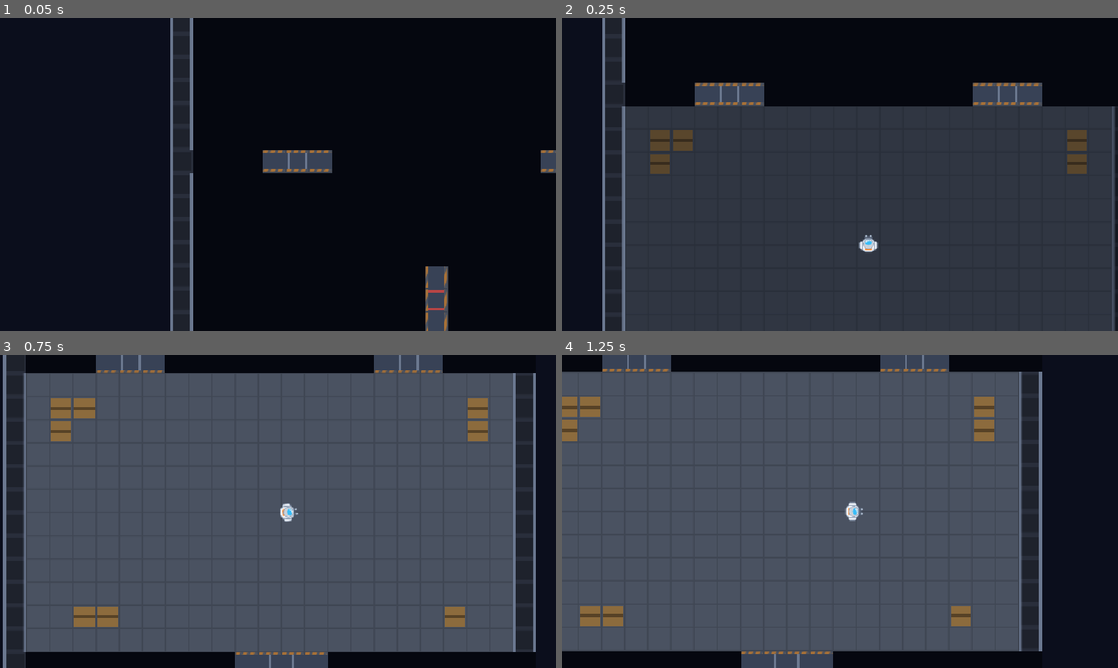
Above: before the commit, frames 1-4 (two rows, left to right).
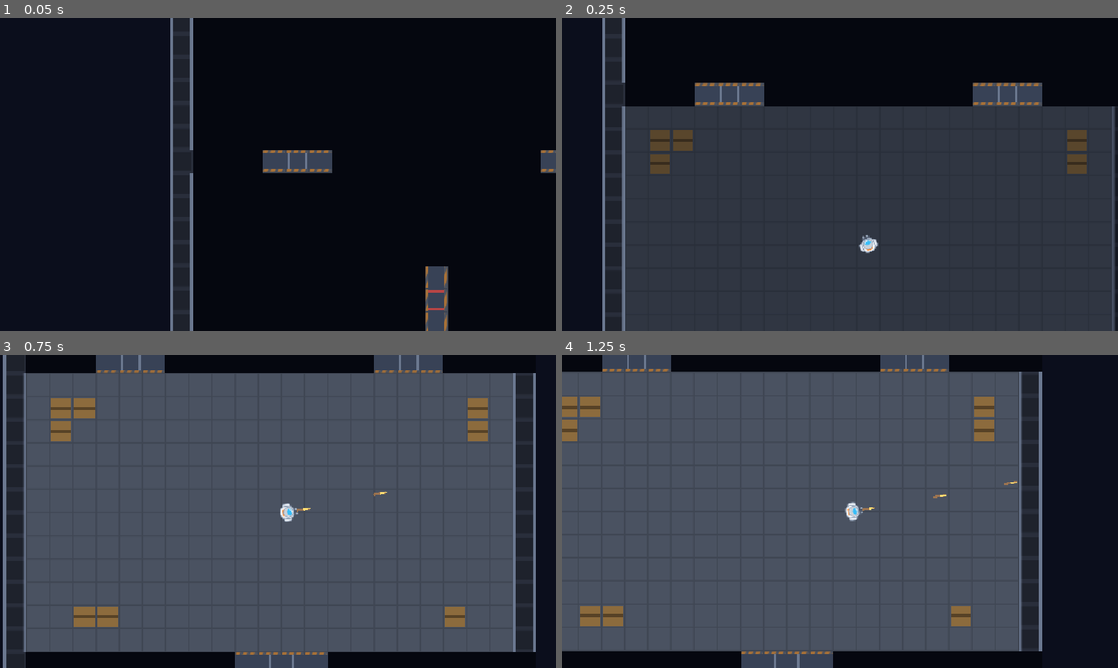
Above: after the commit, the same moments.

Repository: benjr70/space-pirates
Game: Godot game, scene res://scenes/main.tscn
The game is run twice, just before and just after one commit, with the same random seed, the same clock (stepped at 60 frames per second) and the same inputs.
Inputs (mouse positions are in pixels of both pictures, inside the frame that each line leads up to):
- Up to frame 1 (0.05 s): no input
- Up to frame 2 (0.25 s): no input
- Up to frame 3 (0.75 s): move the mouse to (400, 495) at 0.52 s; press the mouse at (400, 495) at 0.53 s; hold D (move_right) from 0.53 s (still down)
- Up to frame 4 (1.25 s): keep holding D (move_right)

Frame 1 is identical in both runs. In frame 2, less than 0.1% of the frame differs, in the area x 53-57%, y 69-76%; in frame 3, less than 0.1%; in frame 4, less than 0.1%.

Commit message:
Aim at the mouse and shoot on left click
The pirate now turns to face the cursor rather than his walking direction,
and holding left mouse fires bolts along that aim on a cooldown. Shots are
Area2Ds on their own collision layer that stop against hull, props and shut
doors, ignore whoever fired them, and expire after a second and a half.
Facing moved into set_aim so aiming and turning cannot drift apart.

Diff:
--- a/project.godot
+++ b/project.godot
@@ -55,6 +55,12 @@
 ]
 }
 
+shoot={
+"deadzone": 0.2,
+"events": [Object(InputEventMouseButton,"resource_local_to_scene":false,"resource_name":"","device":-1,"window_id":0,"alt_pressed":false,"shift_pressed":false,"ctrl_pressed":false,"meta_pressed":false,"button_mask":0,"position":Vector2(0, 0),"global_position":Vector2(0, 0),"factor":1.0,"button_index":1,"canceled":false,"pressed":false,"double_click":false,"script":null)
+]
+}
+
 [physics]
 
 3d/physics_engine="Jolt Physics"
--- a/scenes/main.tscn
+++ b/scenes/main.tscn
@@ -17,4 +17,6 @@
 
 [node name="Ship" type="Node2D" parent="."]
 
+[node name="Projectiles" type="Node2D" parent="." groups=["projectiles"]]
+
 [node name="Player" parent="." instance=ExtResource("2_player")]
--- /dev/null
+++ b/scenes/projectile.tscn
@@ -0,0 +1,24 @@
+[gd_scene load_steps=3 format=3]
+
+[ext_resource type="Script" path="res://scripts/projectile.gd" id="1_projectile"]
+
+[sub_resource type="CircleShape2D" id="Circle_shot"]
+radius = 3.0
+
+[node name="Projectile" type="Area2D"]
+z_index = 15
+collision_layer = 4
+collision_mask = 3
+script = ExtResource("1_projectile")
+
+[node name="Trail" type="Line2D" parent="."]
+points = PackedVector2Array(-14, 0, 4, 0)
+width = 3.0
+default_color = Color(1, 0.62, 0.24, 0.45)
+
+[node name="Bolt" type="Polygon2D" parent="."]
+color = Color(1, 0.87, 0.45, 1)
+polygon = PackedVector2Array(-5, -2, 6, 0, -5, 2)
+
+[node name="CollisionShape2D" type="CollisionShape2D" parent="."]
+shape = SubResource("Circle_shot")
--- a/scripts/player.gd
+++ b/scripts/player.gd
@@ -1,5 +1,5 @@
 extends CharacterBody2D
-## Top-down spaceman controlled with WASD (or arrow keys).
+## The pirate. Moves on WASD, aims and shoots wherever the mouse is.
 
 ## Top speed in pixels per second.
 @export var max_speed: float = 165.0
@@ -7,10 +7,21 @@
 @export var acceleration: float = 1400.0
 ## How quickly he coasts to a stop when there is no input.
 @export var friction: float = 1400.0
-## Rotate the sprite to face the direction of travel.
-@export var face_movement: bool = true
+## Turn to face the mouse. Off means he faces the way he is walking instead.
+@export var aim_at_mouse: bool = true
+## Seconds between shots while the trigger is held.
+@export var fire_interval: float = 0.16
+## How far out of his middle a shot spawns, so it clears his own collider.
+@export var muzzle_offset: float = 20.0
+
+@export var projectile_scene: PackedScene = preload("res://scenes/projectile.tscn")
 
 @onready var sprite: Sprite2D = $Sprite2D
+
+## Unit vector the pirate is currently pointing.
+var aim_direction := Vector2.DOWN
+
+var _cooldown := 0.0
 
 
 func _physics_process(delta: float) -> void:
@@ -18,10 +29,52 @@
 
 	if direction != Vector2.ZERO:
 		velocity = velocity.move_toward(direction * max_speed, acceleration * delta)
-		if face_movement:
-			# The sprite art points up, so offset by 90 degrees.
-			sprite.rotation = lerp_angle(sprite.rotation, direction.angle() + PI / 2.0, 12.0 * delta)
 	else:
 		velocity = velocity.move_toward(Vector2.ZERO, friction * delta)
 
+	if aim_at_mouse:
+		aim_toward(get_global_mouse_position())
+	elif direction != Vector2.ZERO:
+		set_aim(direction)
+
+	_cooldown = maxf(_cooldown - delta, 0.0)
+	if Input.is_action_pressed("shoot"):
+		fire()
+
 	move_and_slide()
+
+
+## Points him at a world position. Split out from the mouse read so the aim can
+## be driven from anywhere -- tests, or crew reusing this later.
+func aim_toward(world_position: Vector2) -> void:
+	set_aim(world_position - global_position)
+
+
+## Turns him to face [param direction]. Facing and aiming are the same thing, so
+## the sprite is turned here rather than once a frame.
+func set_aim(direction: Vector2) -> void:
+	if direction.length_squared() <= 1.0:
+		return
+	aim_direction = direction.normalized()
+	if sprite != null:
+		# The sprite art points up, so offset by 90 degrees.
+		sprite.rotation = aim_direction.angle() + PI / 2.0
+
+
+## Fires if the weapon is off cooldown. Returns the shot, or null.
+func fire() -> Projectile:
+	if _cooldown > 0.0 or projectile_scene == null:
+		return null
+	_cooldown = fire_interval
+
+	var shot: Projectile = projectile_scene.instantiate()
+	shot.launch(global_position + aim_direction * muzzle_offset, aim_direction, self)
+	_shot_parent().add_child(shot)
+	return shot
+
+
+## Shots live beside the ship, not under the pirate, so they do not ride his
+## transform around the room.
+func _shot_parent() -> Node:
+	var container := get_tree().get_first_node_in_group(&"projectiles")
+	return container if container != null else get_parent()
--- /dev/null
+++ b/scripts/projectile.gd
@@ -0,0 +1,42 @@
+class_name Projectile
+extends Area2D
+## A single shot. Travels in a straight line until it hits ship or crew.
+
+signal hit(target: Node2D)
+
+@export var speed := 760.0
+@export var damage := 1
+## Seconds before it gives up, so strays never pile up off in the dark.
+@export var lifetime := 1.6
+
+var direction := Vector2.RIGHT
+## Whoever fired it, so the shot does not immediately hit them in the back.
+var shooter: Node2D
+
+var _age := 0.0
+
+
+## Aim and arm the shot. Call before adding it to the tree.
+func launch(from: Vector2, aim: Vector2, by: Node2D) -> void:
+	global_position = from
+	direction = aim.normalized() if aim.length_squared() > 0.0 else Vector2.RIGHT
+	shooter = by
+	rotation = direction.angle()
+
+
+func _ready() -> void:
+	body_entered.connect(_on_body_entered)
+
+
+func _physics_process(delta: float) -> void:
+	global_position += direction * speed * delta
+	_age += delta
+	if _age >= lifetime:
+		queue_free()
+
+
+func _on_body_entered(body: Node2D) -> void:
+	if body == shooter:
+		return
+	hit.emit(body)
+	queue_free()
--- a/tests/test_layouts.gd
+++ b/tests/test_layouts.gd
@@ -28,6 +28,9 @@
 var locked_to := -1
 var test_door: Door
 var test_door_data: DoorData
+var shot: Projectile
+var shot_start := Vector2.ZERO
+var shot_last := Vector2.ZERO
 var frames := 0
 var escapes := 0
 
@@ -54,6 +57,9 @@
 		geometry_checked = true
 		_check_built_geometry(built_layout)
 
+	if phase == 3:
+		_physics_shooting()
+		return false
 	if phase == 2:
 		_physics_open_door()
 		return false
@@ -161,8 +167,56 @@
 		var room := built_layout.room_at(ShipBuilder.world_to_tile(player.global_position))
 		_expect(room != locked_to,
 				"player walked through a locked door into room %d" % locked_to)
+		_begin_shooting_phase()
+
+
+## Stand in the middle of the cargo hold and shoot at the far wall.
+func _begin_shooting_phase() -> void:
+	var room: RoomData = built_layout.rooms[built_layout.entry_room]
+	player.global_position = ShipBuilder.room_center_world(room)
+	player.velocity = Vector2.ZERO
+	player.aim_at_mouse = false
+	player.aim_toward(player.global_position + Vector2.LEFT * 100.0)
+	_expect(player.aim_direction.is_equal_approx(Vector2.LEFT),
+			"aiming left pointed him %s" % player.aim_direction)
+	_expect(is_equal_approx(player.sprite.rotation, player.aim_direction.angle() + PI / 2.0),
+			"sprite is not turned to the aim direction")
+
+	shot = player.fire()
+	_expect(shot != null, "the pirate did not fire")
+	if shot == null:
 		_report()
 		quit(1 if failures.size() > 0 else 0)
+		return
+	_expect(player.fire() == null, "fired a second shot while still on cooldown")
+	_expect(shot.get_parent() == main.get_node("Projectiles"),
+			"shot was parented to %s, not the projectile container" % shot.get_parent())
+	_expect(absf(shot.global_position.distance_to(player.global_position) - player.muzzle_offset) < 1.0,
+			"shot spawned %s px out, expected %s" % [
+					shot.global_position.distance_to(player.global_position), player.muzzle_offset])
+	shot_start = shot.global_position
+	shot_last = shot_start
+	phase = 3
+	frames = 0
+
+
+func _physics_shooting() -> void:
+	frames += 1
+	if is_instance_valid(shot):
+		shot_last = shot.global_position
+		if frames > 120:
+			_expect(false, "shot never hit the hull; stopped tracking at %s" % shot_last)
+			_report()
+			quit(1 if failures.size() > 0 else 0)
+		return
+
+	# Gone: it struck something. The cargo hold's left wall spans x -32..0.
+	_expect(frames > 1, "shot died on its first frame, probably on the shooter")
+	_expect(shot_last.x < shot_start.x, "shot travelled the wrong way")
+	_expect(shot_last.x < 25.0 and shot_last.x > -32.0,
+			"shot stopped at x %s, not against the hull" % shot_last.x)
+	_report()
+	quit(1 if failures.size() > 0 else 0)
 
 
 func _check_rooms_disjoint(layout: ShipLayout) -> void:
Not shown, added: scripts/projectile.gd.uid
